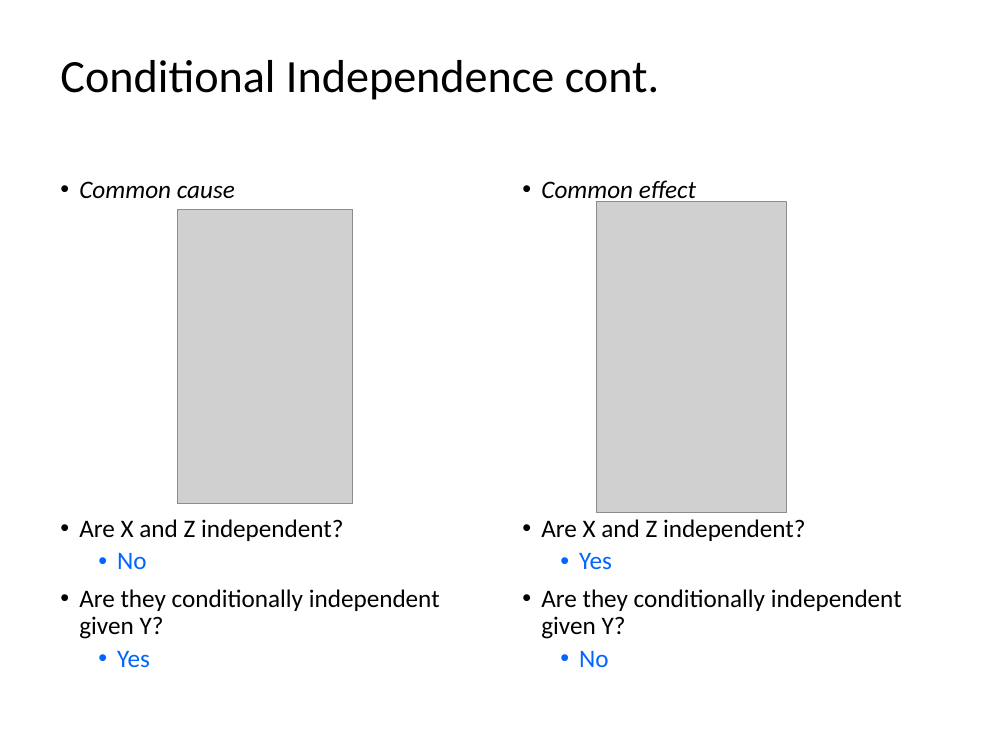
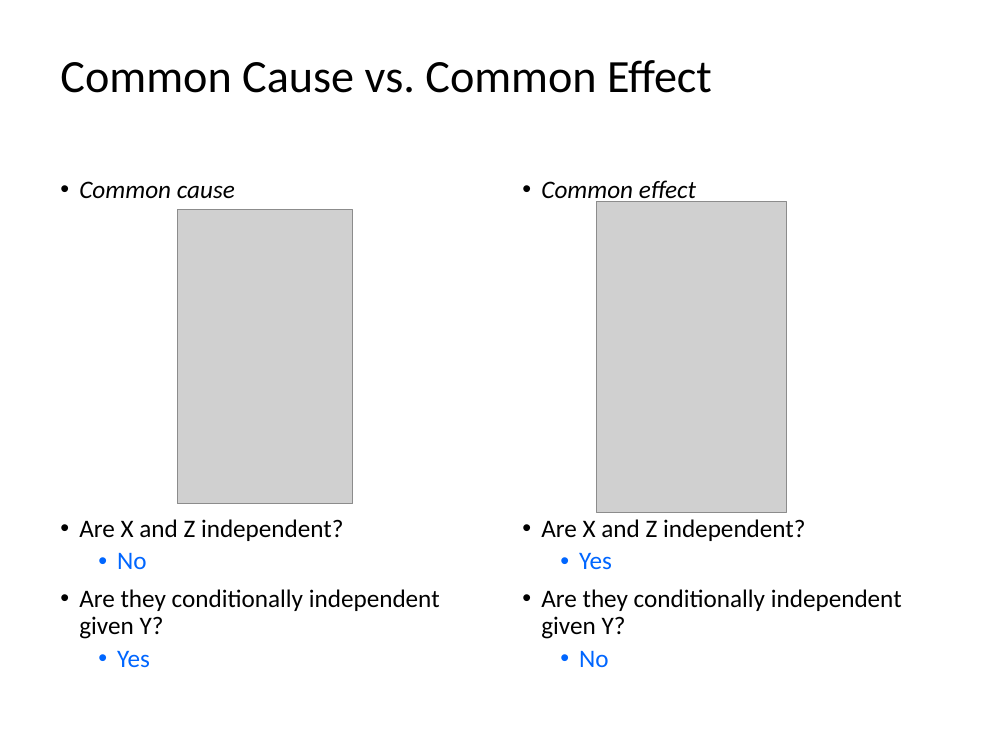
Before and after one commit to mhahsler/CS7320-AI, a slide deck: slide 11 of slides/13_bayes_nets.pptx (slide 16 before the commit). Drawn at 1008x756 pixels with LibreOffice and Linux fonts; fonts in the diff are those of the drawing; grey boxes stand for pictures. Boxes give left, top, right and bottom in pixels: in the first picture for what was removed or moved away, otherwise in the second. Text is boxed around its words. In the diff, an @@ line names an element or a change of style, - is before the commit and + after.

```diff
--- a/slides/13_bayes_nets.pptx
+++ b/slides/13_bayes_nets.pptx
@@ title at (x1=60, y1=60, x2=712, y2=93): text changed @@
-Conditional Independence cont.
+Common Cause vs. Common Effect
```
Also in this commit, not shown: 19 other slides changed, 16 other files.
